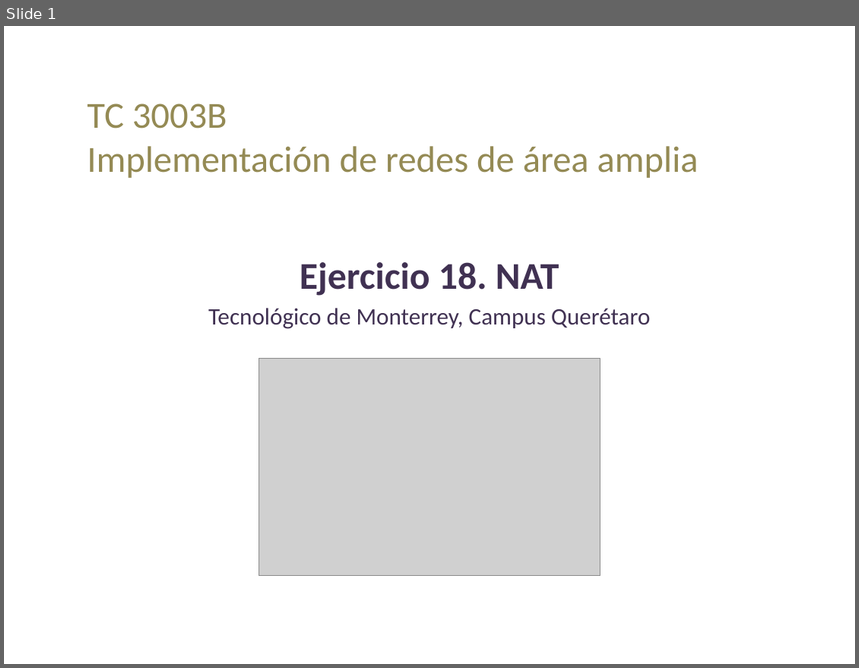
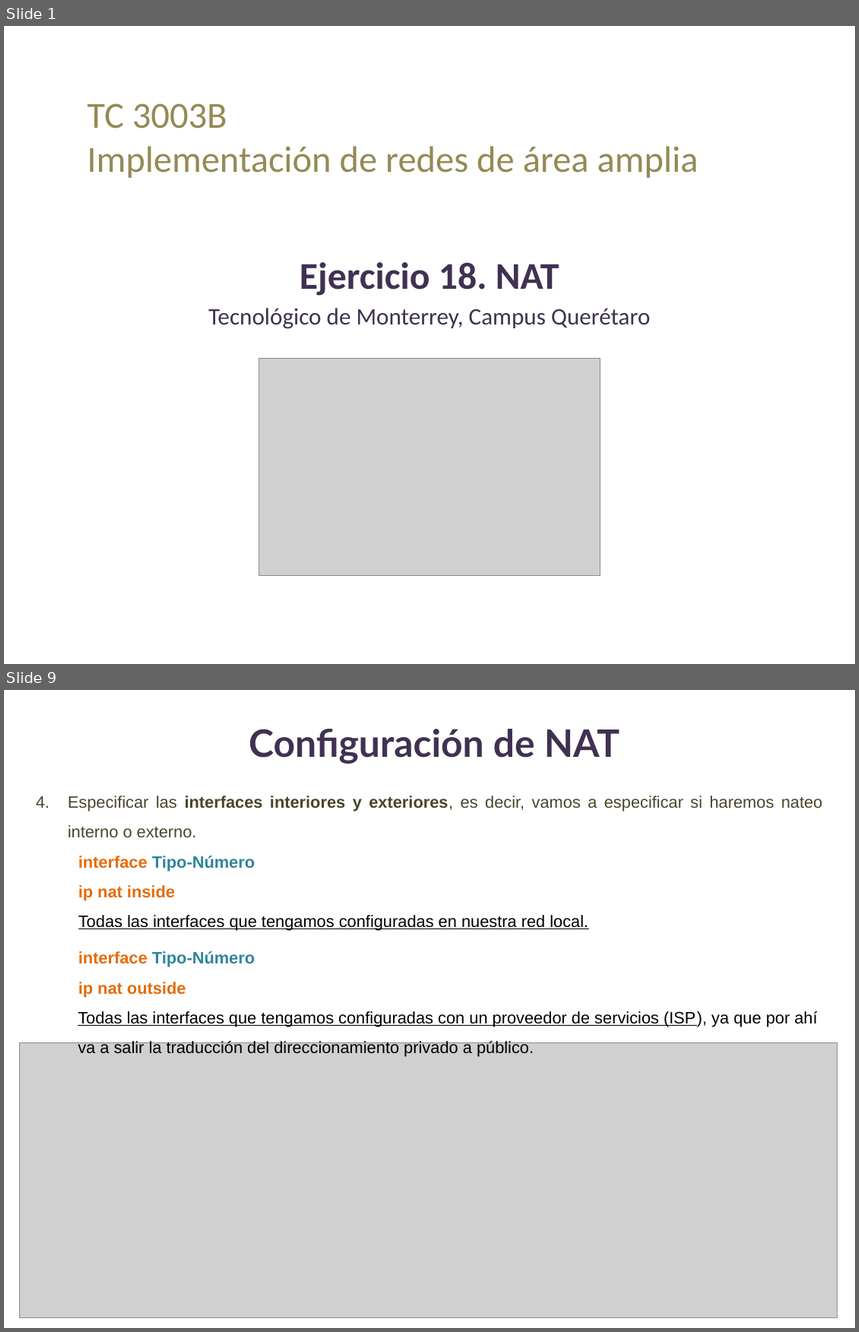
Before and after one commit to lizetheP/WAN, a slide deck: Calendario2024/Ejercicios/E18_NAT/Ejercicio18.pptx. Shown one above the other, each under a label of ours: slide 1 before the commit, slides 1 and 9 after it; the slides between them are not shown. The pictures are 859x668 and 859x1332 pixels, drawn with LibreOffice and Linux fonts; fonts in the diff are those of the drawing; grey boxes stand for pictures. Boxes give left, top, right and bottom in pixels: in the first picture for what was removed or moved away, otherwise in the second. Text is boxed around its words. In the diff, an @@ line names an element or a change of style, - is before the commit and + after.

```diff
--- a/Calendario2024/Ejercicios/E18_NAT/Ejercicio18.pptx
+++ b/Calendario2024/Ejercicios/E18_NAT/Ejercicio18.pptx
@@ slide 9 added at (4,690,855,1328), background #FFFFFF @@
@@ text added at (249,729,620,764), 32 pt, text #403152, bold @@
+Configuración de NAT
@@ text added at (68,796,823,1057), 14 pt, text #000000 @@
+4. Especificar las interfaces interiores y exteriores, es decir, vamos a especificar si haremos nateo interno o externo.
+  interface Tipo-Número
+  ip nat inside
+  Todas las interfaces que tengamos configuradas en nuestra red local.
+  interface Tipo-Número
+  ip nat outside
+  Todas las interfaces que tengamos configuradas con un proveedor de servicios (ISP), ya que por ahí va a salir la traducción del direccionamiento privado a público.
@@ picture added at (19,1043,837,1317) @@
```
Also in this commit, not shown: 5 slides changed, 3 other slides added, 2 slides removed, 51 other files.
